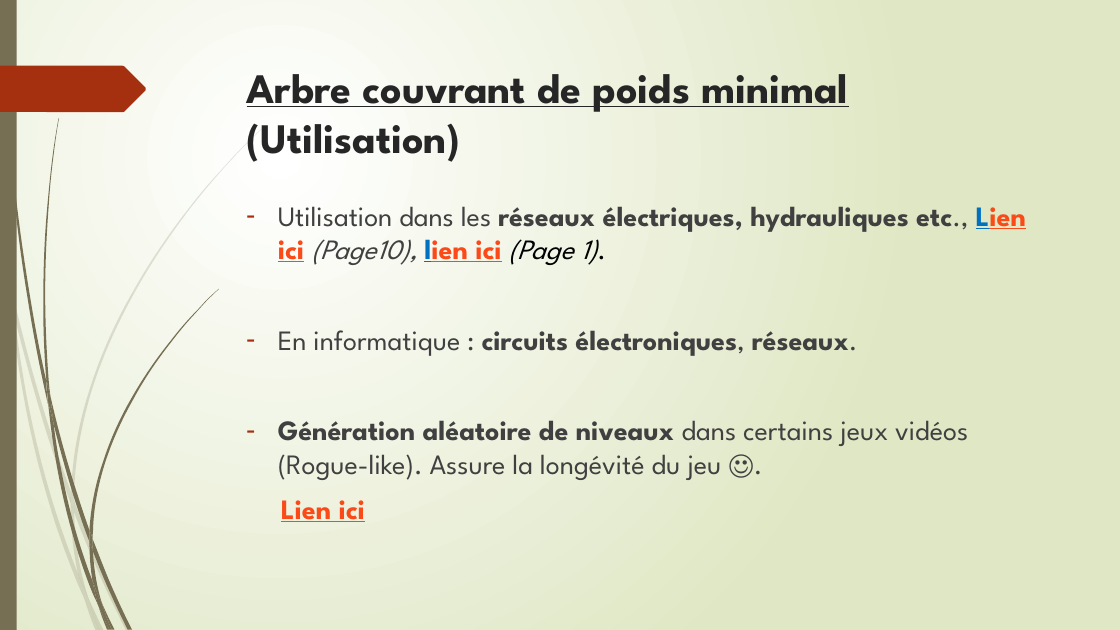
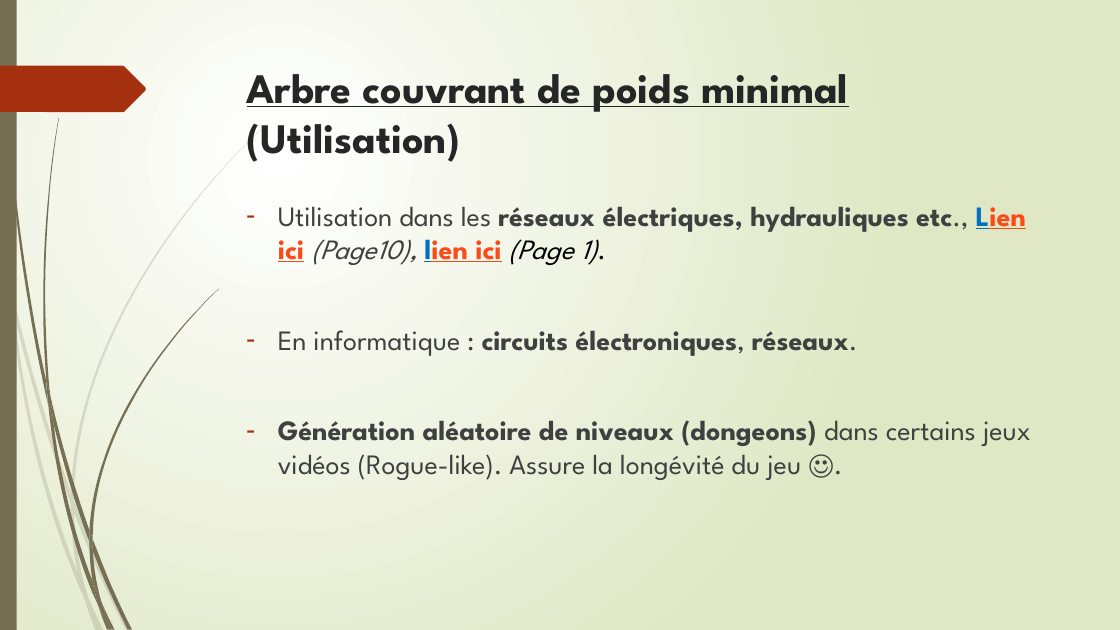
Before and after one commit to lmayer65/NSI_T, a slide deck: slide 4 of Grand Oral/Génération_Labyrinthe/TSI_Generation_Labyrinthe.pptx. Drawn at 1120x630 pixels with LibreOffice and Linux fonts; fonts in the diff are those of the drawing. Boxes give left, top, right and bottom in pixels: in the first picture for what was removed or moved away, otherwise in the second. Text is boxed around its words. In the diff, an @@ line names an element or a change of style, - is before the commit and + after.

```diff
--- a/Grand Oral/Génération_Labyrinthe/TSI_Generation_Labyrinthe.pptx
+++ b/Grand Oral/Génération_Labyrinthe/TSI_Generation_Labyrinthe.pptx
@@ text at <box>278,420,1031,480</box>: text changed @@
-– Génération aléatoire de niveaux dans certains jeux vidéos (Rogue-like). Assure la longévité du jeu ☺.
-Lien ici
+– Génération aléatoire de niveaux (dongeons) dans certains jeux vidéos (Rogue-like). Assure la longévité du jeu ☺.
```
Also in this commit, not shown: 2 other slides changed.
